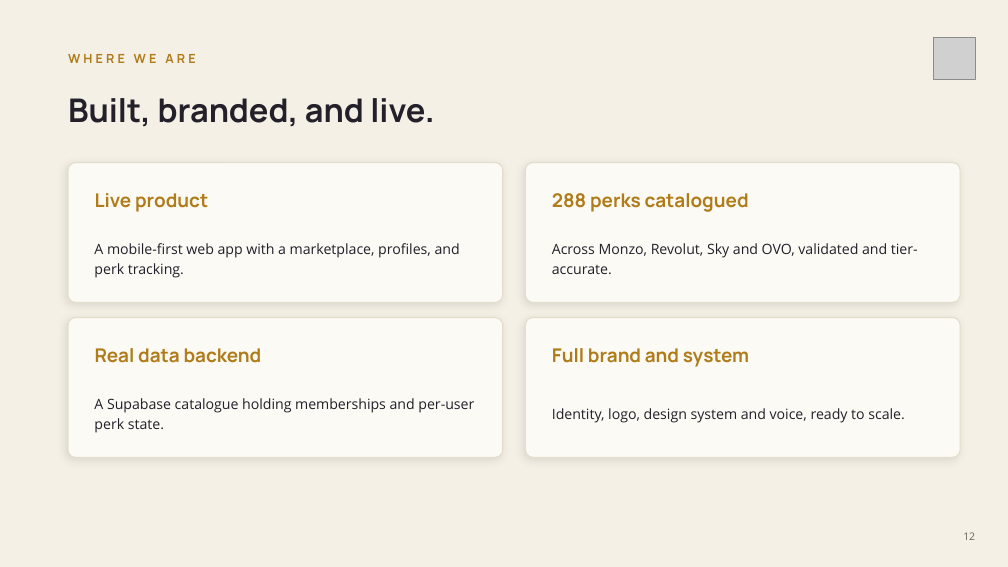
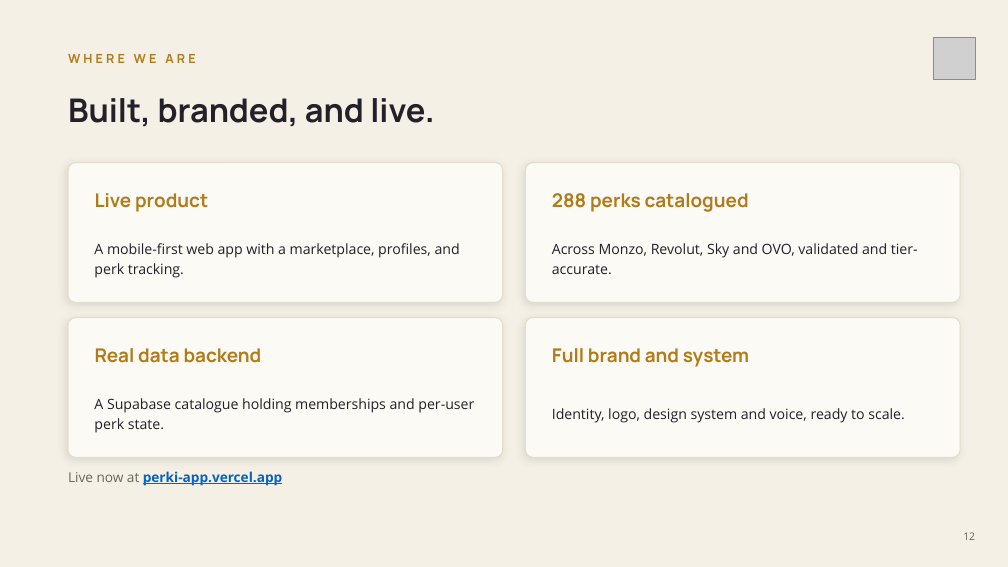
Before and after one commit to oglanville/Perki-App, a slide deck: slide 12 of 00 - perki-docs/05 - OUTPUTS/Perki-Pitch-Deck.pptx. Drawn at 1008x567 pixels with LibreOffice and Linux fonts; fonts in the diff are those of the drawing; grey boxes stand for pictures. Boxes give left, top, right and bottom in pixels: in the first picture for what was removed or moved away, otherwise in the second. Text is boxed around its words. In the diff, an @@ line names an element or a change of style, - is before the commit and + after.

```diff
--- a/00 - perki-docs/05 - OUTPUTS/Perki-Pitch-Deck.pptx
+++ b/00 - perki-docs/05 - OUTPUTS/Perki-Pitch-Deck.pptx
@@ text added at (68, 471, 282, 486), 13 pt, text #0563C1, bold, underline @@
+Live now at perki-app.vercel.app
```
Also in this commit, not shown: 4 other slides changed, 1 slide added, 1 slide removed, 7 other files.
